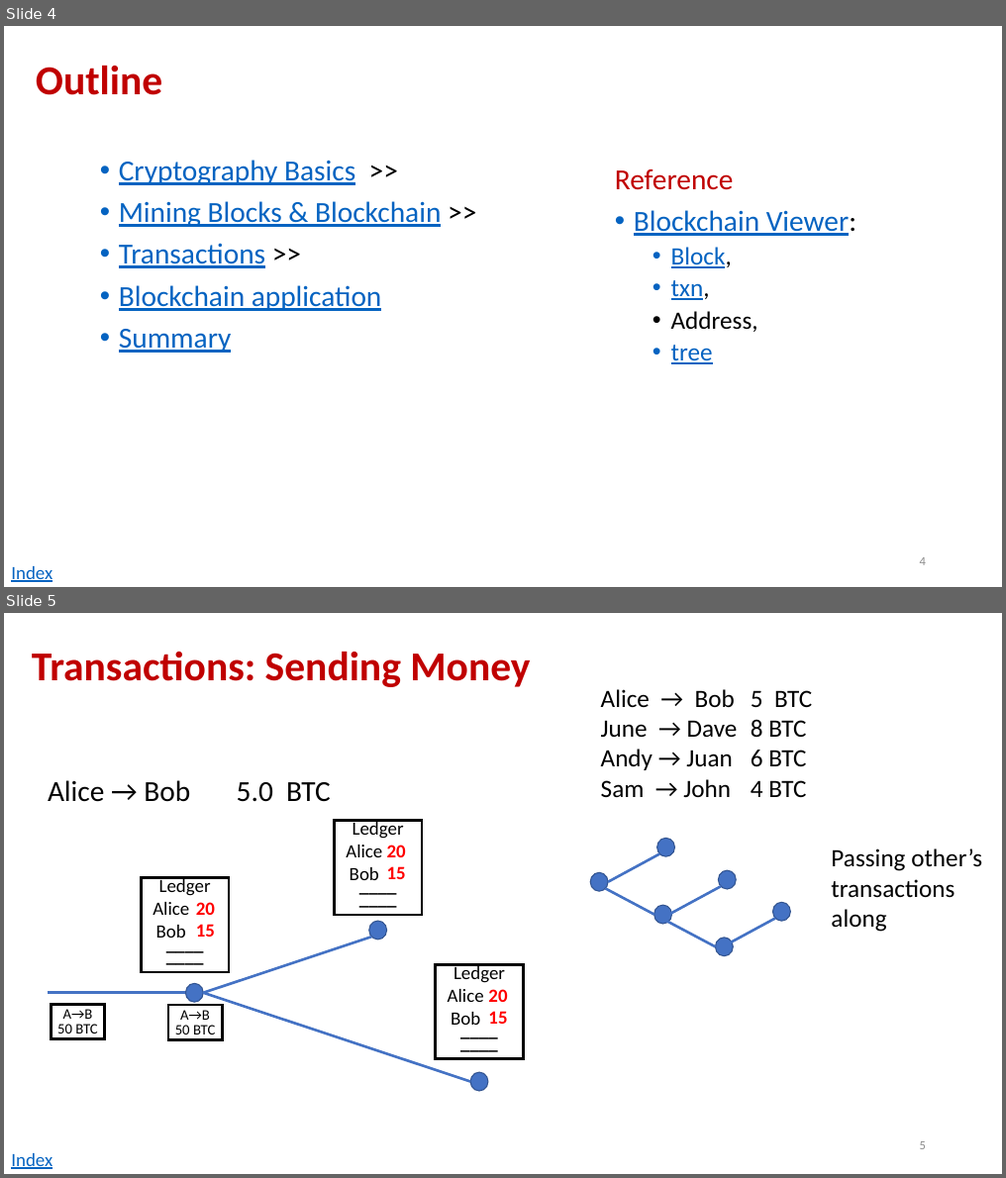
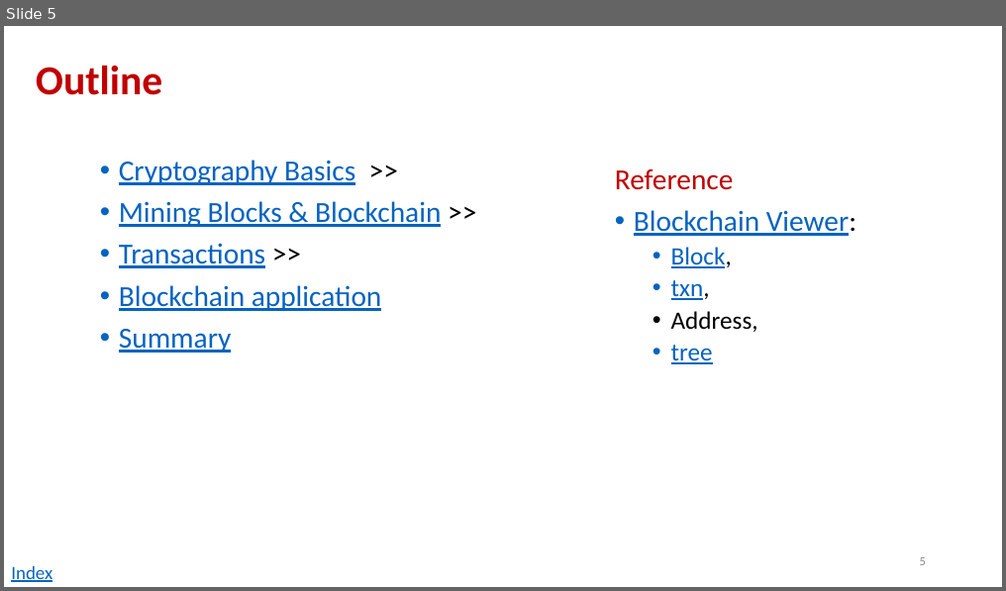
Before and after one commit to andyplusplus/blockchain, a slide deck: how_bitcoin_works/home.pptx. Shown one above the other, each under a label of ours: slides 4 and 5 before the commit, slide 5 after it. The pictures are 1006x1178 and 1006x591 pixels, drawn with LibreOffice and Linux fonts; fonts in the diff are those of the drawing. Boxes give left, top, right and bottom in pixels: in the first picture for what was removed or moved away, otherwise in the second. Text is boxed around its words. In the diff, an @@ line names an element or a change of style, - is before the commit and + after.

```diff
--- a/how_bitcoin_works/home.pptx
+++ b/how_bitcoin_works/home.pptx
@@ slide 5 removed at (4, 613, 1002, 1174), background #FFFFFF @@
@@ title removed at (32, 651, 530, 687) @@
-Transactions: Sending Money
@@ text removed at (601, 689, 812, 797) @@
-Alice → Bob 5 BTC
-June → Dave 8 BTC
-Andy → Juan 6 BTC
-Sam → John 4 BTC
@@ text removed at (48, 780, 331, 802) @@
-Alice → Bob 5.0 BTC
@@ rectangle removed at (334, 820, 422, 915) @@
-Ledger
-Alice 25
-Bob 10
-____
-____
@@ text removed at (387, 845, 406, 879) @@
-20
-15
@@ ellipse removed at (657, 839, 675, 858) @@
@@ text removed at (831, 849, 982, 932) @@
-Passing other’s transactions along
@@ rectangle removed at (141, 878, 229, 972) @@
-Ledger
-Alice 25
-Bob 10
-____
-____
@@ ellipse removed at (590, 872, 608, 891) @@
@@ line removed from (608, 881) to (659, 854) @@
@@ ellipse removed at (718, 870, 737, 889) @@
@@ rectangle removed at (196, 897, 224, 943) @@
-20
-15
@@ line removed from (606, 888) to (654, 915) @@
@@ ellipse removed at (654, 905, 672, 924) @@
@@ line removed from (669, 915) to (721, 886) @@
@@ ellipse removed at (773, 903, 791, 922) @@
@@ line removed from (203, 993) to (371, 937) @@
@@ ellipse removed at (369, 921, 387, 940) @@
@@ line removed from (666, 922) to (715, 947) @@
@@ ellipse removed at (715, 938, 734, 957) @@
@@ line removed from (724, 947) to (776, 919) @@
@@ rectangle removed at (436, 964, 523, 1059) @@
-Ledger
-Alice 25
-Bob 10
-____
-____
@@ line removed from (48, 993) to (186, 993) @@
@@ ellipse removed at (186, 983, 204, 1002) @@
@@ line removed from (203, 993) to (470, 1081) @@
@@ text removed at (488, 989, 507, 1024) @@
-20
-15
@@ rectangle removed at (52, 1004, 105, 1039) @@
-A→B
-50 BTC
@@ rectangle removed at (168, 1006, 223, 1041) @@
-A→B
-50 BTC
@@ rectangle removed at (168, 1005, 223, 1040) @@
-A→B
-50 BTC
@@ ellipse removed at (470, 1072, 488, 1091) @@
@@ page number removed at (920, 1142, 926, 1150) @@
-5
@@ text removed at (11, 1154, 53, 1169) @@
-Index
@@ what was slide 4 is now slide 5 @@
@@ page number at (920, 558, 926, 566): text changed @@
-4
+5
```
Also in this commit, not shown: 1 slide added, 12 other slides removed, 1 other file.
